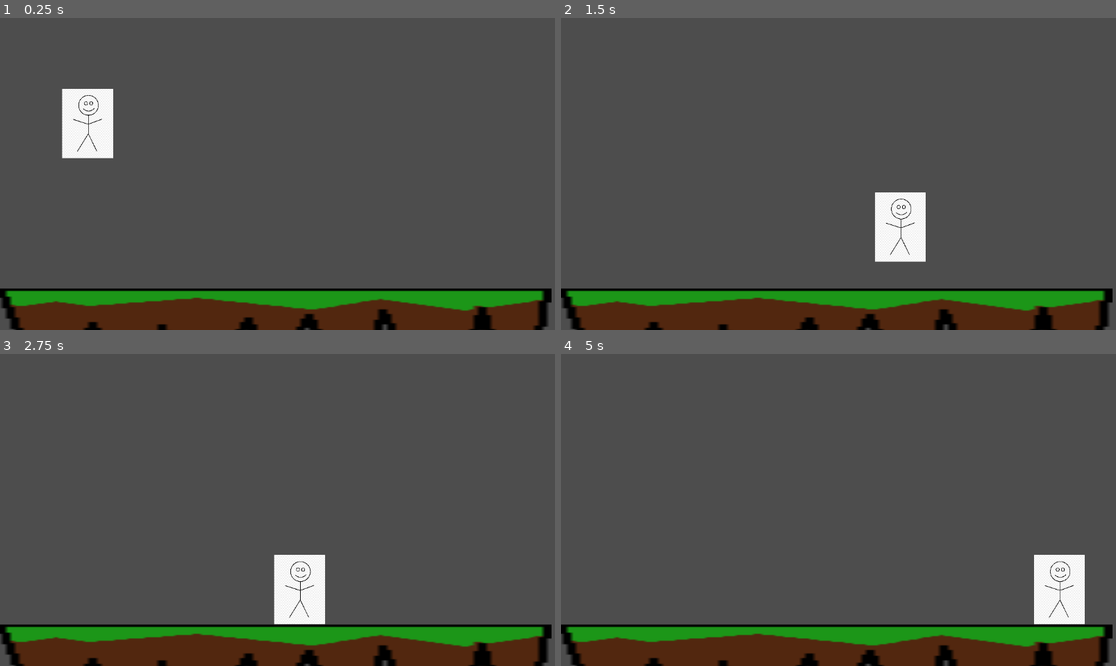
Above: before the commit, frames 1-4 (two rows, left to right).
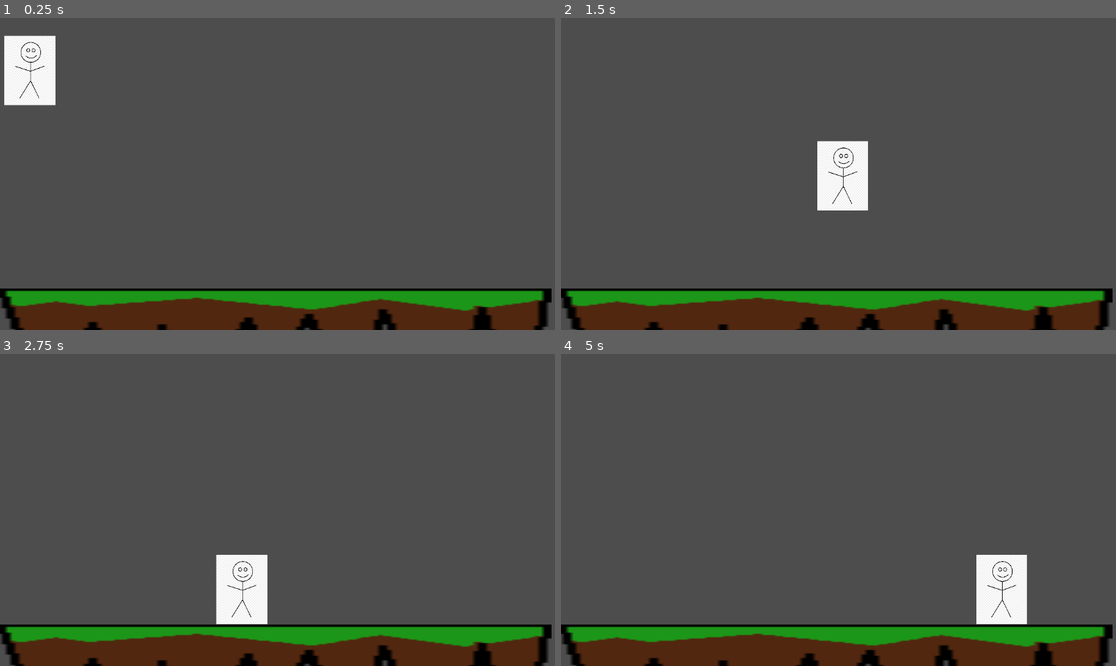
Above: after the commit, the same moments.

Repository: Iemonaide/fightinggame
Game: Godot game, scene res://scenes/game.tscn
Two runs of this game, one before a commit and one after it. Both use one fixed random seed, a clock stepped at 60 frames per second and the inputs below.
Inputs (mouse positions are in pixels of both pictures, inside the frame that each line leads up to):
- Up to frame 1 (0.25 s): no input
- Up to frame 2 (1.5 s): move the mouse to (960, 158) at 0.52 s; hold D (right) from 0.53 s (still down); click (960, 158) at 0.6 s; tap Space (jump) at 0.77 s; move the mouse to (727, 189) at 1.27 s; click (727, 189) at 1.35 s
- Up to frame 3 (2.75 s): tap Space (jump) at 1.52 s; move the mouse to (333, 441) at 2.02 s; release D (right) at 2.03 s; hold A (left) from 2.03 s (still down); click (333, 441) at 2.1 s
- Up to frame 4 (5 s): move the mouse to (810, 572) at 2.77 s; release A (left) at 2.78 s; hold D (right) 2.78-4.28 s; click (810, 572) at 2.85 s; tap Space (jump) at 3.02, 3.77, 4.52 s; move the mouse to (1005, 556) at 3.52 s; click (1005, 556) at 3.6 s; move the mouse to (672, 463) at 4.27 s; hold A (left) from 4.28 s (still down); click (672, 463) at 4.35 s

The runs differ from the first frame. In frame 1, 4.1% of the frame differs, in the area x 0-21%, y 5-45%; in frame 2, 4.0%; in frame 3, 4.1%; in frame 4, 4.0%.

Commit message:
fastfall

Diff:
--- a/fightinggame/scenes/character_body_2d.gd
+++ b/fightinggame/scenes/character_body_2d.gd
@@ -30,7 +30,8 @@
 
 	# Fastfall func
 	if !is_on_floor() and Input.is_action_just_pressed("down"):
-		gravity = 3000
+		velocity.y = 500
+
 
 	#motion inputs gun head help me help me help me
 	if is_on_floor() and Input.is_action_pressed("up") and Input.is_action_just_pressed("lightattack"):
--- a/fightinggame/scenes/character_body_2d.tscn
+++ b/fightinggame/scenes/character_body_2d.tscn
@@ -4,16 +4,16 @@
 [ext_resource type="Texture2D" uid="uid://cv410md4u5sco" path="res://assets/tempguy.jpg" id="1_lj8jo"]
 
 [sub_resource type="RectangleShape2D" id="RectangleShape2D_lj8jo"]
-size = Vector2(105, 142.75)
+size = Vector2(105, 145.5)
 
 [node name="temporaryfella" type="CharacterBody2D"]
 script = ExtResource("1_g2brh")
 
 [node name="tempguy" type="Sprite2D" parent="."]
-position = Vector2(182, 186)
+position = Vector2(62.25, 75.9999)
 scale = Vector2(0.128659, 0.140625)
 texture = ExtResource("1_lj8jo")
 
 [node name="CollisionShape2D" type="CollisionShape2D" parent="."]
-position = Vector2(182, 186.375)
+position = Vector2(62.5, 75.25)
 shape = SubResource("RectangleShape2D_lj8jo")
Not shown: 1 places in fightinggame/scenes/game.tscn that only renumber resources
